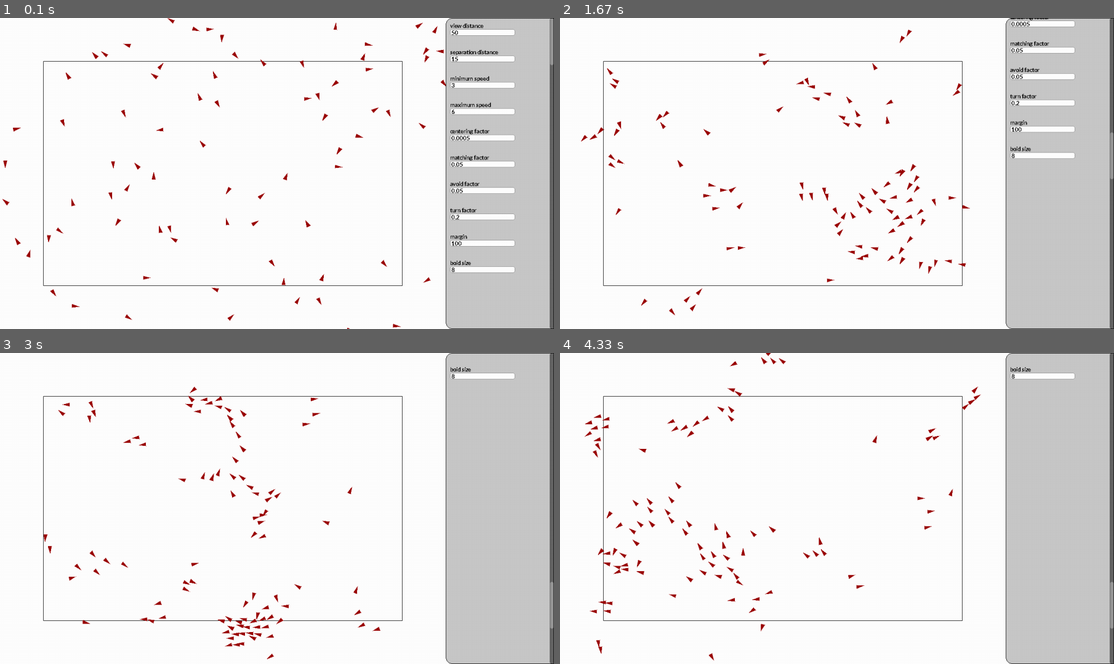
Above: before the commit, frames 1-4 (two rows, left to right).
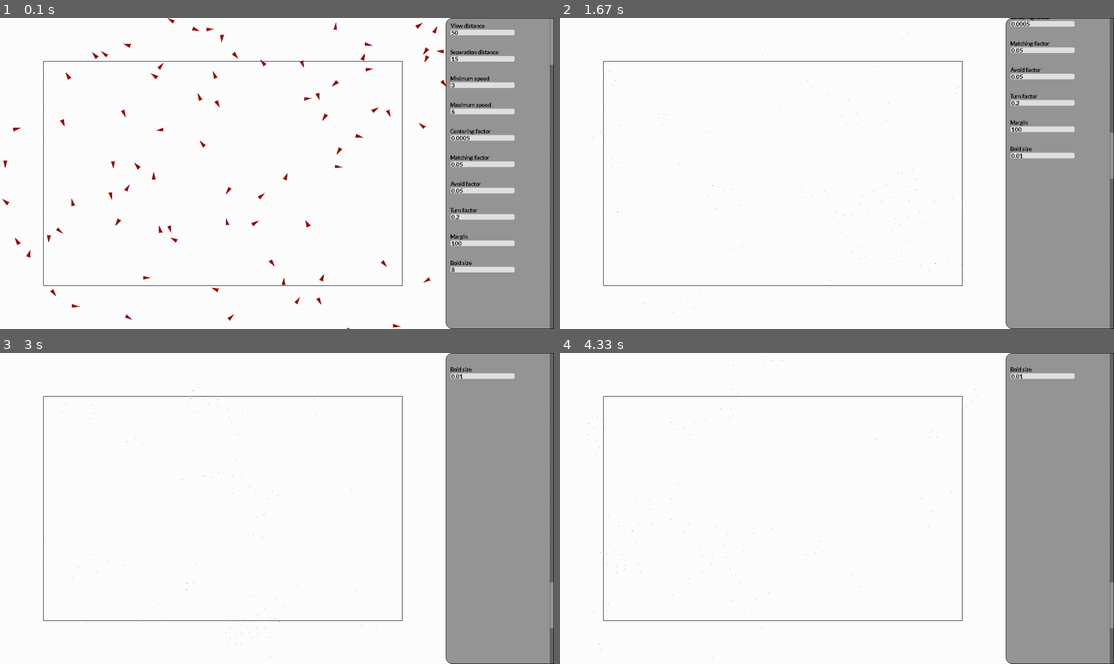
Above: after the commit, the same moments.

Repository: Peter-Vanderhyde/Boid-Simulation
Game: pygame game, started from main.py
Two runs of this game, one before a commit and one after it. Both use one fixed random seed, a clock stepped at 60 frames per second and the inputs below.
Inputs (mouse positions are in pixels of both pictures, inside the frame that each line leads up to):
- Up to frame 1 (0.1 s): no input
- Up to frame 2 (1.67 s): press the mouse at (1041, 269) at 0.37 s; move the mouse to (1003, 173) at 0.47 s; release the mouse at (958, 77) at 0.6 s; tap Enter at 0.67 s; hold Backspace 1-1.47 s; press the mouse at (1113, 42) at 1.53 s; move the mouse to (914, 154) at 1.63 s
- Up to frame 3 (3 s): release the mouse at (155, 604) at 1.77 s; press the mouse at (481, 471) at 1.87 s; move the mouse to (476, 520) at 1.97 s; release the mouse at (470, 570) at 2.1 s; press the mouse at (481, 393) at 2.2 s; move the mouse to (409, 405) at 2.3 s; release the mouse at (337, 418) at 2.43 s; press the mouse at (481, 604) at 2.53 s; move the mouse to (293, 614) at 2.63 s; release the mouse at (110, 623) at 2.77 s; press the mouse at (481, 471) at 2.87 s; move the mouse to (371, 545) at 2.97 s
- Up to frame 4 (4.33 s): release the mouse at (814, 617) at 3.1 s; press the mouse at (1041, 552) at 3.2 s; move the mouse to (981, 517) at 3.3 s; release the mouse at (914, 480) at 3.43 s; press the mouse at (1041, 524) at 3.53 s; move the mouse to (942, 567) at 3.63 s; release the mouse at (842, 608) at 3.77 s; press the mouse at (1041, 499) at 3.87 s; move the mouse to (886, 449) at 3.97 s; release the mouse at (731, 399) at 4.1 s; press the mouse at (1041, 576) at 4.2 s; move the mouse to (1030, 539) at 4.3 s

The runs differ from the first frame. In frame 1, 18% of the frame differs, in the area x 80-100%, y 0-100%; in frame 2, 19%; in frame 3, 20%; in frame 4, 20%, in the area x 4-100%, y 0-100%.

Commit message:
Made textboxes work better. Can highlight

Diff:
--- a/gui.py
+++ b/gui.py
@@ -60,6 +60,7 @@
         self.height = height
         self.top_left = top_left
         self.selected = False
+        self.highlighted = False
         self.rect = pygame.Rect(top_left.values(), (width, height))
 
     def set_value(self, value):
@@ -69,26 +70,52 @@
         else:
             self.value = value
 
-    def get_value(self):
-        return float(self.value)
+    def apply_value(self, settings):
+        self.value = self.value or "0"
+        value = float(self.value) or 0.0 # Default the value to 0 if there's no value
+        setting = settings[self.parent.name]
+        setting['value'] = min(setting['max'], max(setting['min'], value))
+        if setting['value'] == int(setting['value']):
+            self.set_value(str(int(setting['value'])))
+        else:
+            self.set_value(str(setting['value']))
 
     def check_typing_event(self, event):
         """This will edit the value based on values typed."""
 
         if event.key == K_BACKSPACE:
             if self.value:
-                self.set_value(self.value[:-1])
-
-        elif event.dict["unicode"].isdigit() or (event.dict["unicode"] == '.' and '.' not in self.value):
-            self.set_value(self.value + event.dict["unicode"])
+                if self.highlighted:
+                    self.set_value("")
+                    self.highlighted = False
+                else:
+                    self.set_value(self.value[:-1])
+
+        elif event.dict["unicode"].isdigit() or \
+                (event.dict["unicode"] == '.' and '.' not in self.value) or \
+                ((self.value == "" or self.highlighted) and event.dict['unicode'] == '-'):
+
+            if self.highlighted:
+                self.set_value(event.dict["unicode"])
+                self.highlighted = False
+            else:
+                self.set_value(self.value + event.dict["unicode"])
 
     def draw(self, screen, offset=Vector(0, 0)):
         rect = get_offset_rect(self.rect, offset)
-        pygame.draw.rect(screen, (255, 255, 255), rect, border_radius=5)
+        if self.selected:
+            pygame.draw.rect(screen, (255, 255, 255), rect, border_radius=5)
+        else:
+            pygame.draw.rect(screen, (225, 225, 225), rect, border_radius=5)
+        if self.highlighted:
+            text_rect = get_offset_rect(self.text.rect, offset)
+            text_rect.width += 5
+            pygame.draw.rect(screen, (50, 100, 212), text_rect, border_radius=5)
+
         if not self.selected:
             pygame.draw.rect(screen, (150, 150, 150), rect, 1, border_radius=5)
         else:
-            pygame.draw.rect(screen, (50, 50, 50), rect, 1, border_radius=5)
+            pygame.draw.rect(screen, (0, 0, 0), rect, 1, border_radius=5)
 
         self.text.draw(screen, Vector(offset.x + 3, offset.y))
 
@@ -109,7 +136,7 @@
         self.height = prop_y_margins * 2 + self.title.rect.height + self.textbox.rect.height
 
     def create_title(self, top_left):
-        title = Text(self, self.name, self.font_name, 15, (0, 0, 0), top_left)
+        title = Text(self, self.name.capitalize(), self.font_name, 15, (0, 0, 0), top_left)
         self.title = title
 
     def create_textbox(self, top_left):
@@ -185,7 +212,7 @@
             self.last_scroll_pos = mouse_pos
 
         width, height = self.screen.get_size()
-        pygame.draw.rect(self.screen, (200, 200, 200), (width - self.width, 0, self.width, height),
+        pygame.draw.rect(self.screen, (150, 150, 150), (width - self.width, 0, self.width, height),
                          border_top_left_radius=15, border_bottom_left_radius=15)
 
         for prop in self.properties:
@@ -211,13 +238,17 @@
                 for prop in self.properties:
                     if get_offset_rect(prop.textbox.rect, Vector(0, self.scroll_y)).collidepoint(mouse_pos):
                         self.selected_textbox = prop.textbox
-                        prop.textbox.selected = True
+                        if prop.textbox.selected:
+                             prop.textbox.highlighted = False
+                        else:
+                            prop.textbox.selected = True
+                            prop.textbox.highlighted = True
                     else:
                         if prop.textbox.selected:
-                            prop.textbox.set_value(prop.textbox.value or "0") # Default the value to 0 if there's no value
-                            self.settings[prop.textbox.parent.name]["value"] = prop.textbox.get_value()
+                            prop.textbox.apply_value(self.settings)
 
                         prop.textbox.selected = False
+                        prop.textbox.highlighted = False
 
         elif event.type == MOUSEBUTTONUP:
             self.last_scroll_pos = None
@@ -225,9 +256,8 @@
         elif event.type == KEYDOWN:
             if event.key == K_RETURN:
                 if self.selected_textbox != None:
-                    self.settings[self.selected_textbox.parent.name]["value"] = self.selected_textbox.get_value()
-                    self.selected_textbox.selected = False
-                    self.selected_textbox = None
+                    self.selected_textbox.apply_value(self.settings)
+                    self.selected_textbox.highlighted = False
 
             if self.selected_textbox != None:
                 self.selected_textbox.check_typing_event(event)
--- /dev/null
+++ b/tempCodeRunnerFile.py
@@ -0,0 +1,2 @@
+
+        flipped_y = random.choice([-1, 1])
